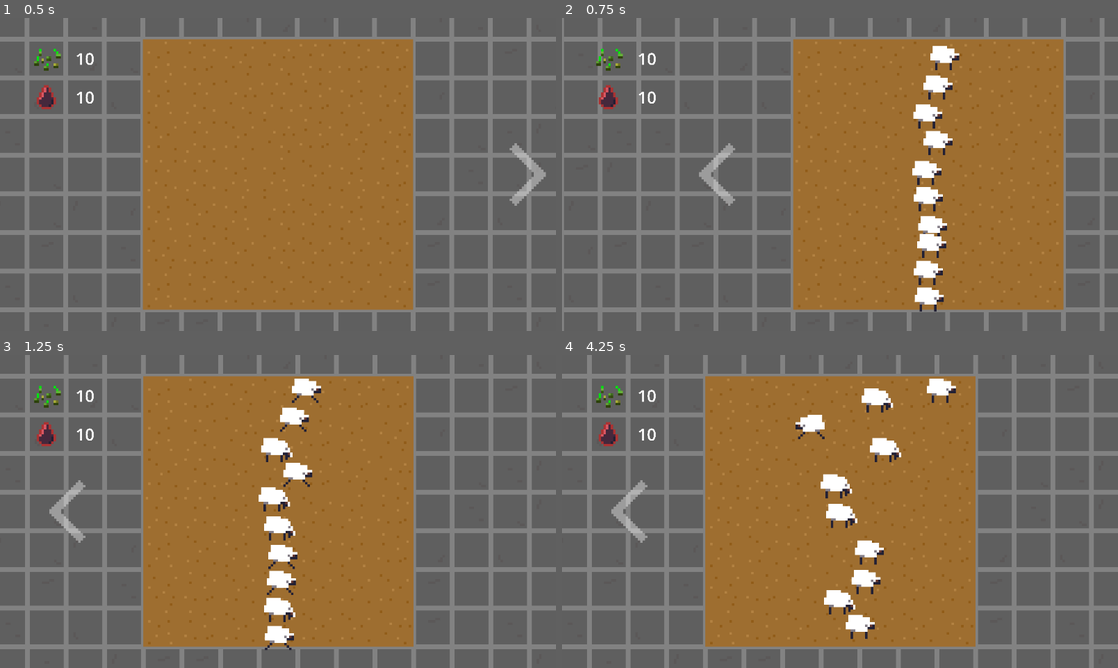
Above: before the commit, frames 1-4 (two rows, left to right).
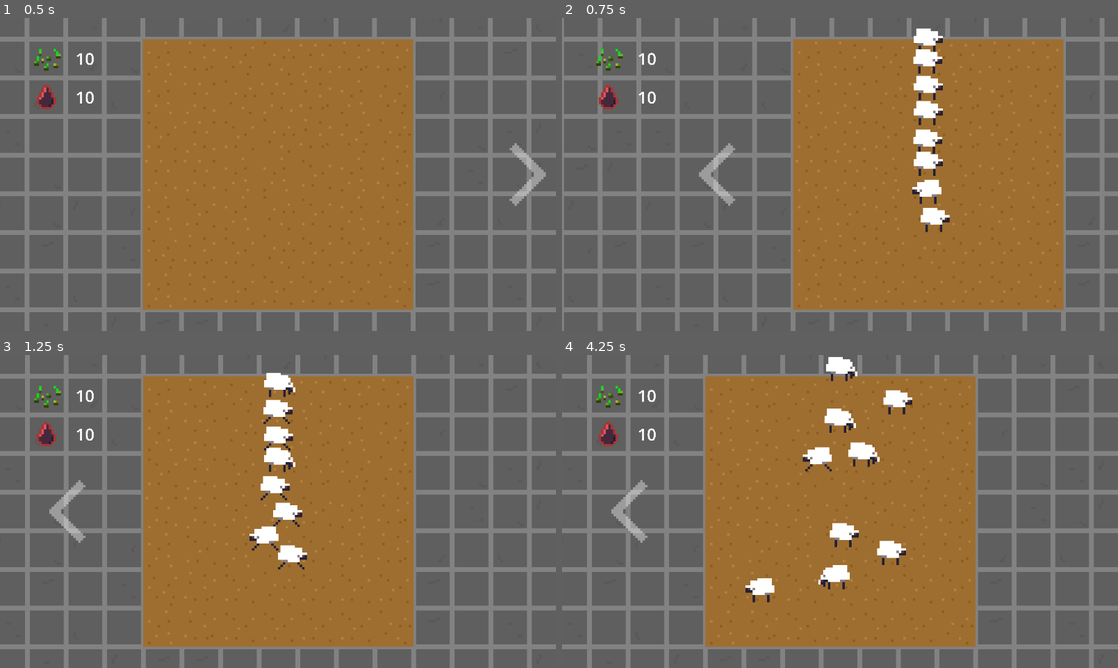
Above: after the commit, the same moments.

Repository: aeriab/giftjam_lebron
Game: Godot game, scene res://main/main.tscn
The game is run twice, just before and just after one commit, with the same random seed, the same clock (stepped at 60 frames per second) and the same inputs.
Inputs (mouse positions are in pixels of both pictures, inside the frame that each line leads up to):
- Up to frame 1 (0.5 s): no input
- Up to frame 2 (0.75 s): click (1090, 174) at 0.5 s
- Up to frame 3 (1.25 s): no input
- Up to frame 4 (4.25 s): click (628, 511) at 1.25 s; click (1090, 511) at 2 s; click (628, 511) at 2.75 s; click (1090, 511) at 3.5 s

Frame 1 is identical in both runs. In frame 2, 3.1% of the frame differs, in the area x 63-72%, y 3-94%; in frame 3, 3.8%; in frame 4, 4.9%, in the area x 33-71%, y 0-91%.

Commit message:
shaps collide

Diff:
--- a/shap.gd
+++ b/shap.gd
@@ -113,3 +113,5 @@
 		velocity.x = -velocity.x
 	elif body.name=="BBound" or body.name=="TBound":
 		velocity.y = -velocity.y
+	elif body.name.contains("@CharacterBody2D"):
+		velocity = -velocity
